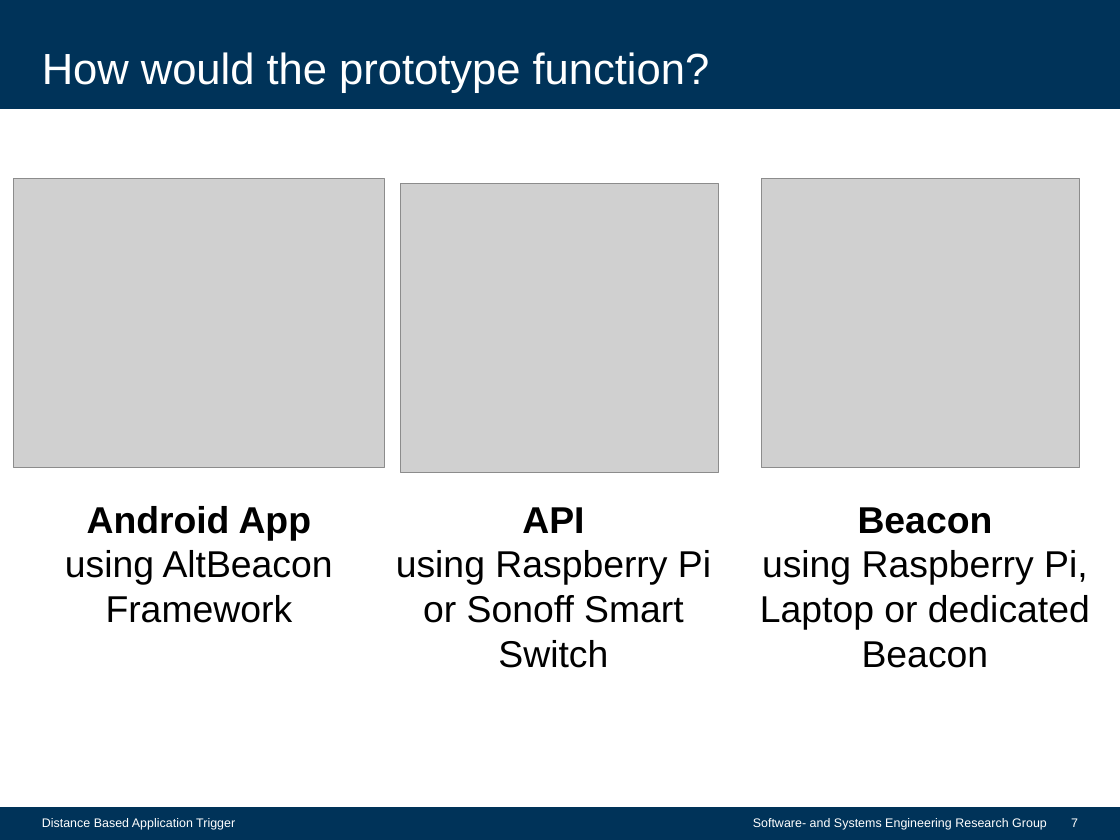
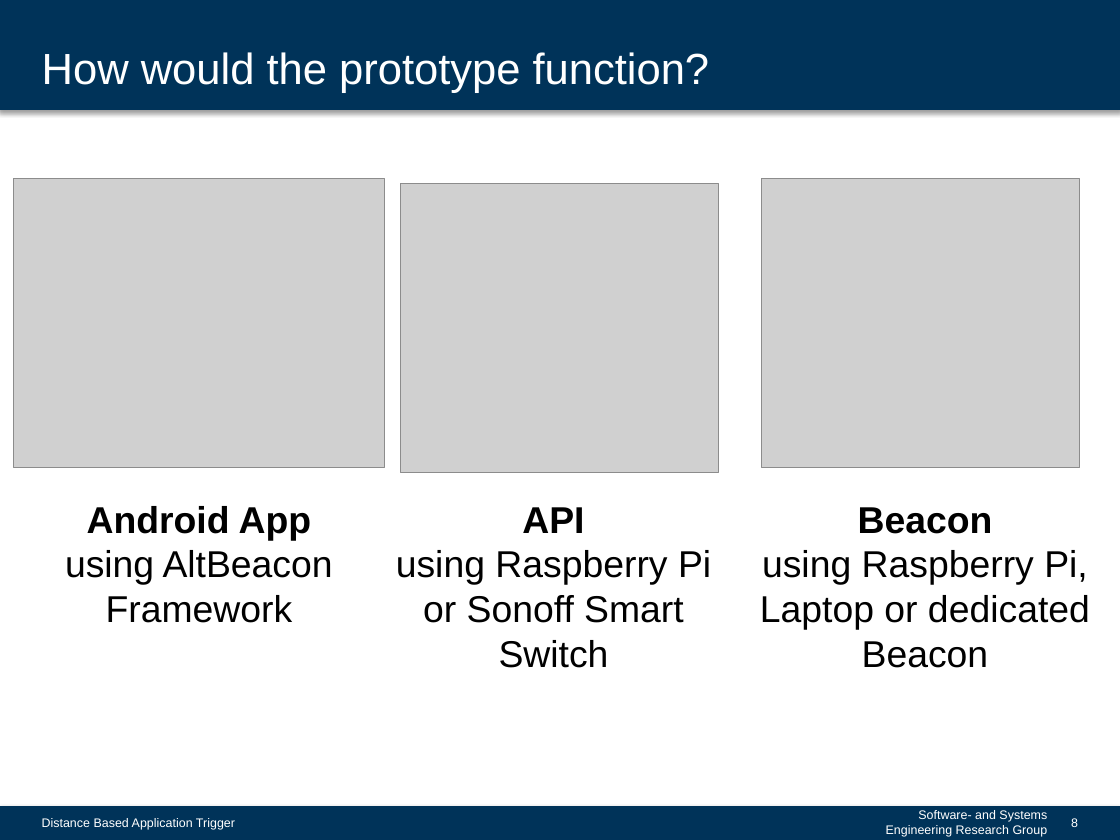
Before and after one commit to pschlieker/Location-Based-Trigger, a slide deck: slide 8 of Presentations/Interim/Project_Presentation_Group6.pptx (slide 7 before the commit). Drawn at 1120x840 pixels with LibreOffice and Linux fonts; fonts in the diff are those of the drawing; grey boxes stand for pictures; background and template pictures are left out. Boxes give left, top, right and bottom in pixels: in the first picture for what was removed or moved away, otherwise in the second. Text is boxed around its words. In the diff, an @@ line names an element or a change of style, - is before the commit and + after.

```diff
--- a/Presentations/Interim/Project_Presentation_Group6.pptx
+++ b/Presentations/Interim/Project_Presentation_Group6.pptx
@@ rectangle at (0,1,1120,108): outline #003359 1.35 pt to #003359 3 pt; shadow on @@
@@ rectangle at (0,808,1120,839): outline #003359 1.35 pt to #003359 3 pt; shadow on @@
@@ text "Software- and Systems Engineering Research ..." rewrapped from (753,818,1047,830) to (886,810,1048,837) @@
@@ page number at (1071,818,1078,827): text changed @@
-7
+8
```
Also in this commit, not shown: 6 other slides changed, 1 slide added, 2 other files.
